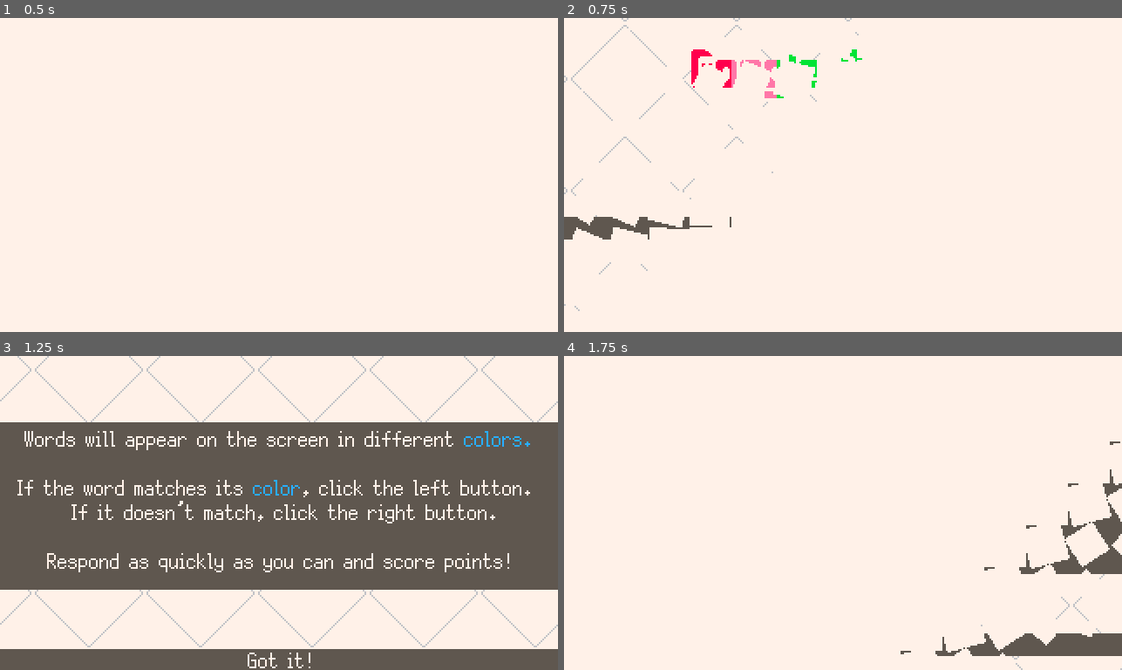
Above: before the commit, frames 1-4 (two rows, left to right).
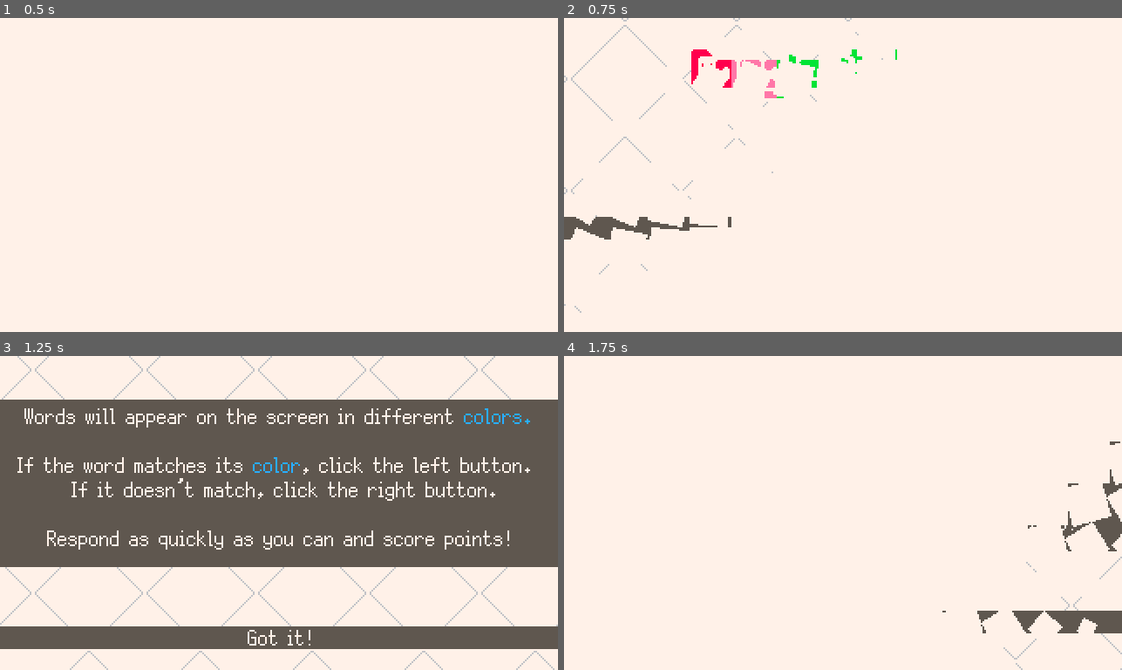
Above: after the commit, the same moments.

Repository: Aeterasu/University-Color-Game
Game: Godot game, scene res://main/main.tscn
Two runs of this game, one before a commit and one after it. Both use one fixed random seed, a clock stepped at 60 frames per second and the inputs below.
Inputs (mouse positions are in pixels of both pictures, inside the frame that each line leads up to):
- Up to frame 1 (0.5 s): no input
- Up to frame 2 (0.75 s): tap Enter at 0.5 s; move the mouse to (965, 159) at 0.52 s; press the mouse at (965, 159) at 0.53 s
- Up to frame 3 (1.25 s): right-click (401, 497) at 0.8 s
- Up to frame 4 (1.75 s): tap Enter at 1.25 s; move the mouse to (731, 528) at 1.27 s; release the mouse at (731, 528) at 1.28 s; right-click (731, 528) at 1.35 s; click (731, 528) at 1.55 s

Frame 1 is identical in both runs. In frame 2, 0.2% of the frame differs, in the area x 1-60%, y 3-94%; in frame 3, 34%, in the area x 0-100%, y 13-100%; in frame 4, 3.5%.

Commit message:
more visual stuff

Diff:
--- a/booklet/booklet.tscn
+++ b/booklet/booklet.tscn
@@ -138,9 +138,9 @@
 position = Vector2(0, 180)
 
 [node name="ColorRect" type="ColorRect" parent="Page2"]
-offset_top = 29.0
+offset_top = 16.0
 offset_right = 320.0
-offset_bottom = 125.0
+offset_bottom = 112.0
 color = Color(0.37254903, 0.34117648, 0.30980393, 1)
 
 [node name="RichTextLabel" type="RichTextLabel" parent="Page2/ColorRect"]
@@ -167,9 +167,9 @@
 shortcut_keys_enabled = false
 
 [node name="ColorRect2" type="ColorRect" parent="Page2"]
-offset_top = 159.0
+offset_top = 146.0
 offset_right = 320.0
-offset_bottom = 172.0
+offset_bottom = 159.0
 color = Color(0.37254903, 0.34117648, 0.30980393, 1)
 
 [node name="Label" type="Label" parent="Page2/ColorRect2"]
--- a/game/game.tscn
+++ b/game/game.tscn
@@ -10,11 +10,107 @@
 [ext_resource type="Texture2D" uid="uid://cjfxf6kk1t428" path="res://game/texture/texture_backdrop_blue.png" id="4_ee6o4"]
 [ext_resource type="Texture2D" uid="uid://toqoskjerrr5" path="res://game/texture/texture_panel_1.png" id="4_l8g03"]
 [ext_resource type="Texture2D" uid="uid://b4sbx8p75vl8l" path="res://game/texture/texture_progress_bar_fill.png" id="5_u5opy"]
+[ext_resource type="Texture2D" uid="uid://dxb25hl5lfe5f" path="res://game/texture/texture_fx_mouse.png" id="7_ee6o4"]
+[ext_resource type="Texture2D" uid="uid://d64q4ur2jdwe" path="res://game/texture/texture_fx_mouse_button.png" id="8_4cobl"]
+[ext_resource type="Script" uid="uid://cj5iatk7ocduk" path="res://game/mouse.gd" id="8_ln7ps"]
 [ext_resource type="Texture2D" uid="uid://bm5wbcnk8r76i" path="res://game/texture/texture_nine_panel.png" id="8_vsp63"]
 [ext_resource type="Script" uid="uid://deeuur32tptas" path="res://util/2d/shaky_node_2d.gd" id="9_vsp63"]
 [ext_resource type="Script" uid="uid://b6si8gwrj7oa1" path="res://transition/transition.gd" id="10_3vho3"]
 [ext_resource type="Texture2D" uid="uid://dv7d3jrewweqj" path="res://game/texture/texture_backdrop_red.png" id="10_qf6n1"]
 [ext_resource type="Texture2D" uid="uid://ct3dchaamuval" path="res://transition/texture/texture_transition_square.png" id="11_qf6n1"]
+
+[sub_resource type="Gradient" id="Gradient_pxxsx"]
+interpolation_mode = 2
+offsets = PackedFloat32Array(0, 0.2, 0.4, 0.6, 0.8, 1)
+colors = PackedColorArray(1, 0, 0.3019608, 1, 1, 0.46666667, 0.65882355, 1, 0, 0.89411765, 0.21176471, 1, 1, 0.6392157, 0, 1, 0.16078432, 0.6784314, 1, 1, 1, 0, 0.3019608, 1)
+metadata/_snap_enabled = true
+
+[sub_resource type="Animation" id="Animation_ln7ps"]
+resource_name = "default"
+length = 4.0
+loop_mode = 1
+step = 0.1
+tracks/0/type = "value"
+tracks/0/imported = false
+tracks/0/enabled = true
+tracks/0/path = NodePath("Mouse:position")
+tracks/0/interp = 1
+tracks/0/loop_wrap = true
+tracks/0/keys = {
+"times": PackedFloat32Array(0, 2.1, 3.8),
+"transitions": PackedFloat32Array(-2, -2, -2),
+"update": 0,
+"values": [Vector2(160, 140), Vector2(160, 148), Vector2(160, 140)]
+}
+tracks/1/type = "value"
+tracks/1/imported = false
+tracks/1/enabled = false
+tracks/1/path = NodePath("Mouse/Sprite2D:visible")
+tracks/1/interp = 1
+tracks/1/loop_wrap = true
+tracks/1/keys = {
+"times": PackedFloat32Array(0, 0.5, 1, 2, 2.5, 3),
+"transitions": PackedFloat32Array(1, 1, 1, 1, 1, 1),
+"update": 1,
+"values": [false, true, false, false, true, false]
+}
+tracks/2/type = "value"
+tracks/2/imported = false
+tracks/2/enabled = false
+tracks/2/path = NodePath("Mouse/Sprite2D2:visible")
+tracks/2/interp = 1
+tracks/2/loop_wrap = true
+tracks/2/keys = {
+"times": PackedFloat32Array(0, 1, 1.5, 2, 3, 3.5, 4),
+"transitions": PackedFloat32Array(1, 1, 1, 1, 1, 1, 1),
+"update": 1,
+"values": [false, false, true, false, false, true, false]
+}
+
+[sub_resource type="Animation" id="Animation_pxxsx"]
+length = 0.001
+tracks/0/type = "value"
+tracks/0/imported = false
+tracks/0/enabled = true
+tracks/0/path = NodePath("Mouse:position")
+tracks/0/interp = 1
+tracks/0/loop_wrap = true
+tracks/0/keys = {
+"times": PackedFloat32Array(0),
+"transitions": PackedFloat32Array(1),
+"update": 0,
+"values": [Vector2(160, 144)]
+}
+tracks/1/type = "value"
+tracks/1/imported = false
+tracks/1/enabled = true
+tracks/1/path = NodePath("Mouse/Sprite2D:visible")
+tracks/1/interp = 1
+tracks/1/loop_wrap = true
+tracks/1/keys = {
+"times": PackedFloat32Array(0),
+"transitions": PackedFloat32Array(1),
+"update": 1,
+"values": [false]
+}
+tracks/2/type = "value"
+tracks/2/imported = false
+tracks/2/enabled = true
+tracks/2/path = NodePath("Mouse/Sprite2D2:visible")
+tracks/2/interp = 1
+tracks/2/loop_wrap = true
+tracks/2/keys = {
+"times": PackedFloat32Array(0),
+"transitions": PackedFloat32Array(1),
+"update": 1,
+"values": [false]
+}
+
+[sub_resource type="AnimationLibrary" id="AnimationLibrary_u8s88"]
+_data = {
+&"RESET": SubResource("Animation_pxxsx"),
+&"default": SubResource("Animation_ln7ps")
+}
 
 [sub_resource type="LabelSettings" id="LabelSettings_l8g03"]
 font = ExtResource("3_h7iqs")
@@ -82,6 +178,34 @@
 script = ExtResource("3_y36n6")
 speed = Vector2(-32, -32)
 
+[node name="Mouse" type="Sprite2D" parent="CanvasLayer" node_paths=PackedStringArray("button_left", "button_right")]
+position = Vector2(160, 144)
+texture = ExtResource("7_ee6o4")
+script = ExtResource("8_ln7ps")
+gradient = SubResource("Gradient_pxxsx")
+button_left = NodePath("Sprite2D")
+button_right = NodePath("Sprite2D2")
+
+[node name="Sprite2D" type="Sprite2D" parent="CanvasLayer/Mouse"]
+visible = false
+modulate = Color(1, 0, 0.3019608, 1)
+position = Vector2(-5, -7)
+texture = ExtResource("8_4cobl")
+
+[node name="Sprite2D2" type="Sprite2D" parent="CanvasLayer/Mouse"]
+visible = false
+modulate = Color(1, 0, 0.3019608, 1)
+position = Vector2(6, -7)
+texture = ExtResource("8_4cobl")
+flip_h = true
+
+[node name="AnimationPlayer" type="AnimationPlayer" parent="CanvasLayer/Mouse"]
+root_node = NodePath("../..")
+libraries = {
+&"": SubResource("AnimationLibrary_u8s88")
+}
+autoplay = "default"
+
 [node name="Flash" type="ColorRect" parent="CanvasLayer"]
 modulate = Color(1, 1, 1, 0)
 anchors_preset = 15
@@ -281,6 +405,7 @@
 [node name="GameOver" type="CanvasLayer" parent="."]
 
 [node name="Control" type="Control" parent="GameOver"]
+visible = false
 layout_mode = 3
 anchors_preset = 15
 anchor_right = 1.0
--- /dev/null
+++ b/game/mouse.gd
@@ -0,0 +1,21 @@
+extends Node2D
+
+@export var gradient : Gradient = null
+var gradient_offset : float = 0.0
+
+@export var button_left : Sprite2D = null
+@export var button_right : Sprite2D = null
+
+func _process(delta: float) -> void:
+	gradient_offset += delta
+
+	if gradient_offset >= 1.0:
+		gradient_offset = 0.0
+
+	var color = gradient.sample(gradient_offset)
+
+	button_left.modulate = color
+	button_right.modulate = color
+
+	button_left.visible = Input.is_action_pressed("input_confirm")
+	button_right.visible = Input.is_action_pressed("input_deny")
--- a/project.godot
+++ b/project.godot
@@ -55,3 +55,5 @@
 renderer/rendering_method="gl_compatibility"
 renderer/rendering_method.mobile="gl_compatibility"
 environment/defaults/default_clear_color=Color(1, 0.94509804, 0.9098039, 1)
+2d/snap/snap_2d_transforms_to_pixel=true
+2d/snap/snap_2d_vertices_to_pixel=true
Not shown: 1 places in game/game.tscn that only renumber resources
Not shown, added: game/mouse.gd.uid
Binary file added: game/texture/texture_fx_mouse.png
Not shown, added: game/texture/texture_fx_mouse.png.import
Binary file added: game/texture/texture_fx_mouse_button.png
Not shown, added: game/texture/texture_fx_mouse_button.png.import
Not shown, changed: TODO
